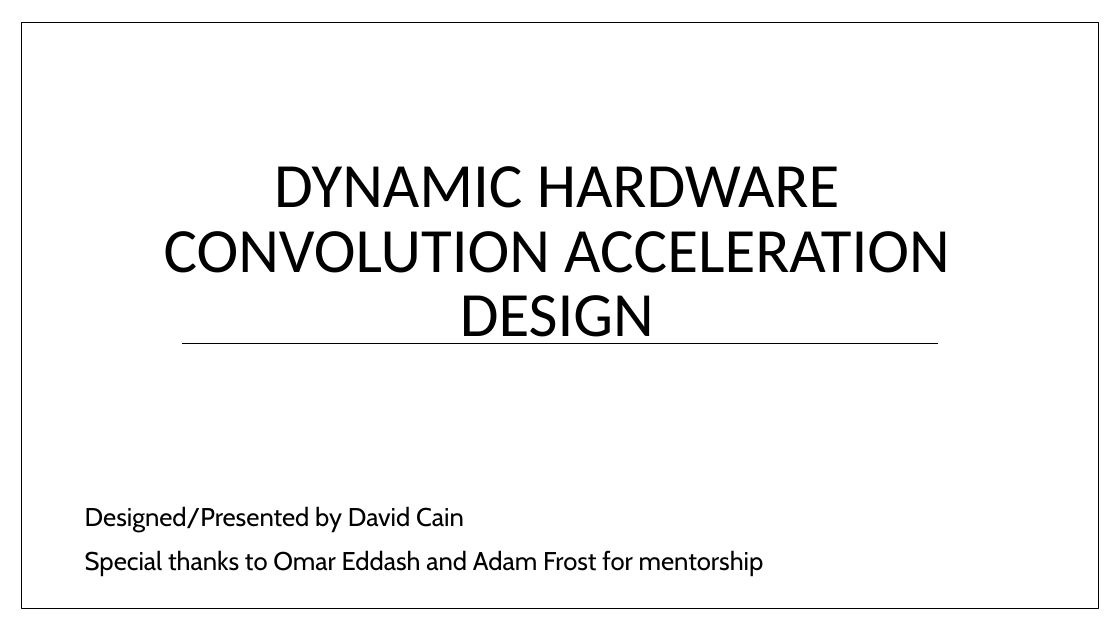
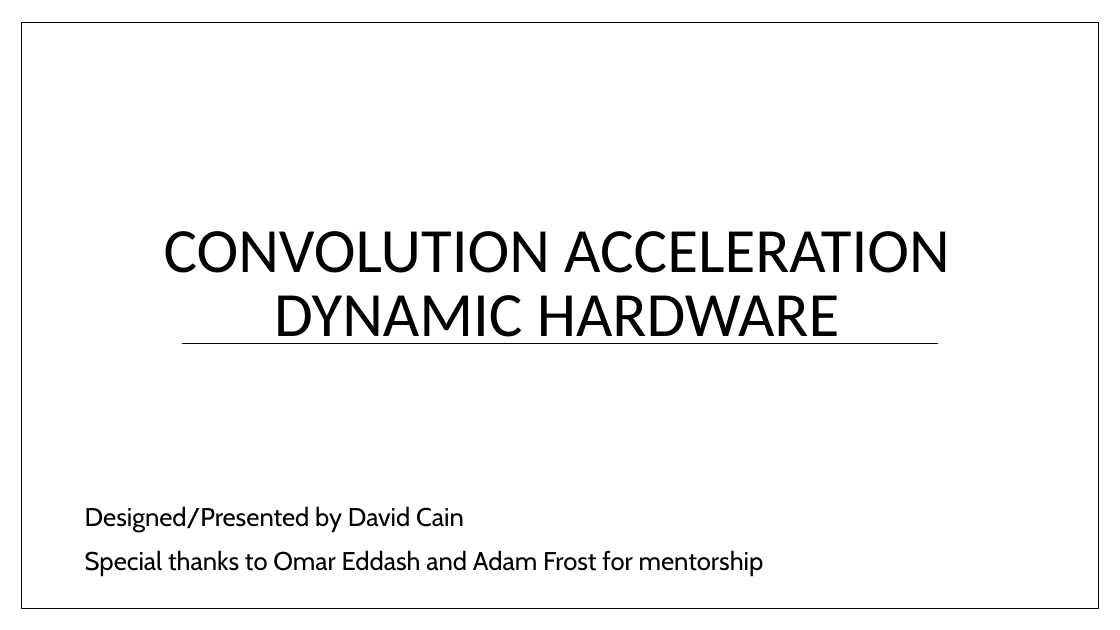
Before and after one commit to monkeyboyfr3sh/ReconHardware, a slide deck: slide 1 of Documents/Presentations/Presentation1.pptx. Drawn at 1120x630 pixels with LibreOffice and Linux fonts; fonts in the diff are those of the drawing. Boxes give left, top, right and bottom in pixels: in the first picture for what was removed or moved away, otherwise in the second. Text is boxed around its words. In the diff, an @@ line names an element or a change of style, - is before the commit and + after.

```diff
--- a/Documents/Presentations/Presentation1.pptx
+++ b/Documents/Presentations/Presentation1.pptx
@@ title at [164, 231, 950, 344]: text changed @@
-DYNAMIC HARDWARE
-CONVOLUTION ACCELERATION
-DESIGN
+CONVOLUTION ACCELERATION
+DYNAMIC HARDWARE
```
Also in this commit, not shown: 27 other slides changed.
